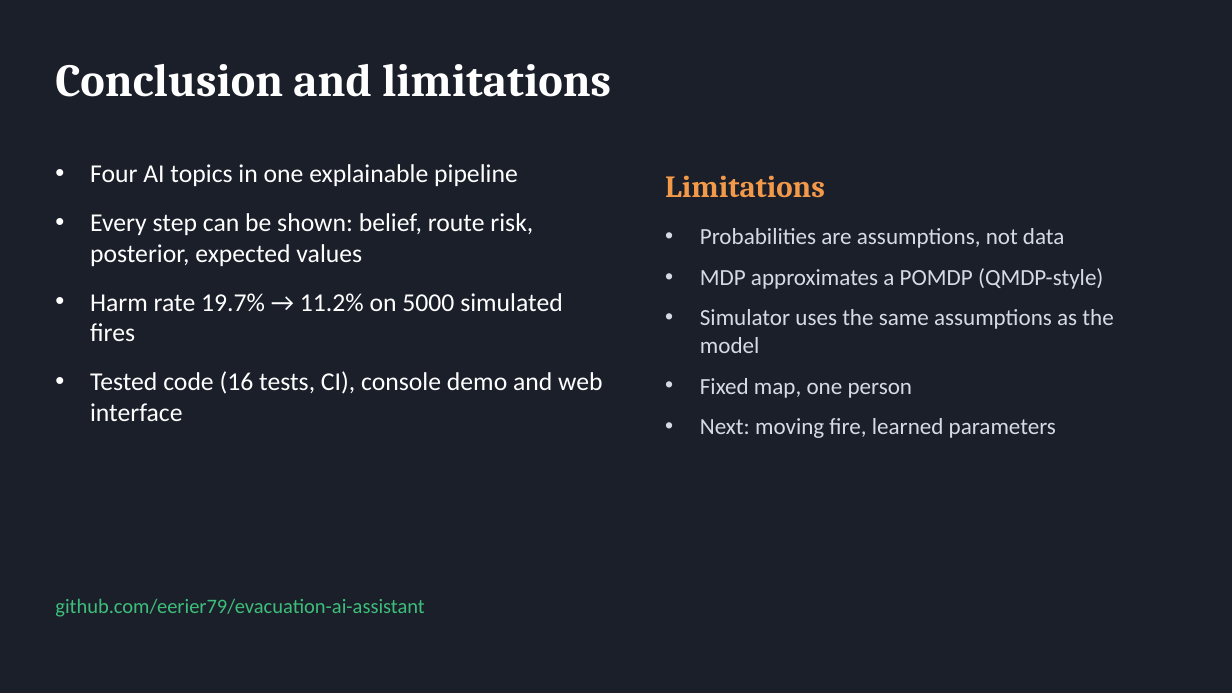
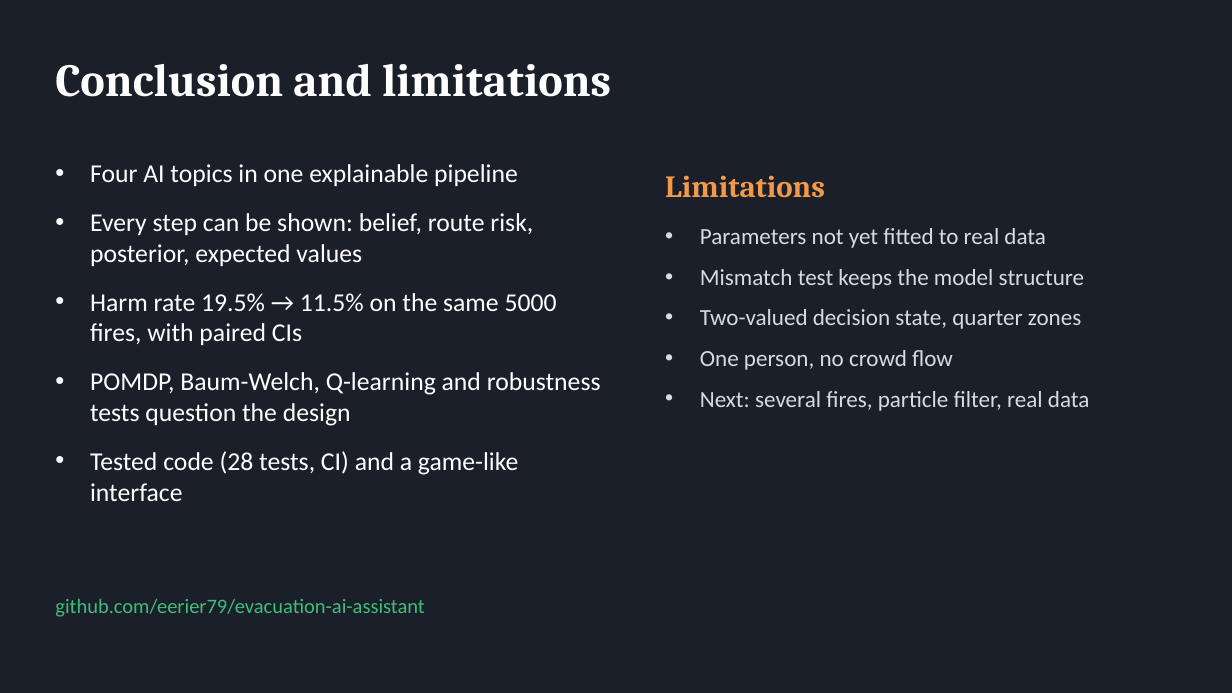
Before and after one commit to eerier79/evacuation-ai-assistant, a slide deck: slide 7 of docs/Presentation.pptx. Drawn at 1232x693 pixels with LibreOffice and Linux fonts; fonts in the diff are those of the drawing. Boxes give left, top, right and bottom in pixels: in the first picture for what was removed or moved away, otherwise in the second. Text is boxed around its words. In the diff, an @@ line names an element or a change of style, - is before the commit and + after.

```diff
--- a/docs/Presentation.pptx
+++ b/docs/Presentation.pptx
@@ text at (700, 228, 1089, 411): text changed @@
-• Probabilities are assumptions, not data
-• MDP approximates a POMDP (QMDP-style)
-• Simulator uses the same assumptions as the model
-• Fixed map, one person
-• Next: moving fire, learned parameters
+• Parameters not yet fitted to real data
+• Mismatch test keeps the model structure
+• Two-valued decision state, quarter zones
+• One person, no crowd flow
+• Next: several fires, particle filter, real data
@@ text at (90, 293, 601, 501): text changed @@
-• Harm rate 19.7% → 11.2% on 5000 simulated fires
-• Tested code (16 tests, CI), console demo and web interface
+• Harm rate 19.5% → 11.5% on the same 5000 fires, with paired CIs
+• POMDP, Baum-Welch, Q-learning and robustness tests question the design
+• Tested code (28 tests, CI) and a game-like interface
```
Also in this commit, not shown: 4 other slides changed, 2 slides added, 2 slides removed, 36 other files.
